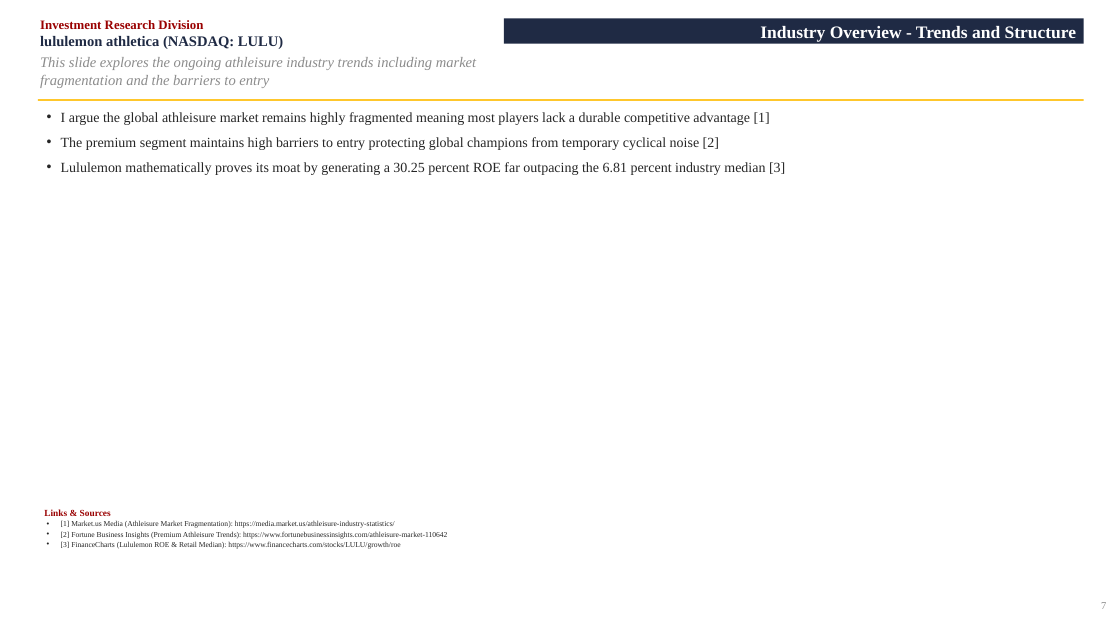
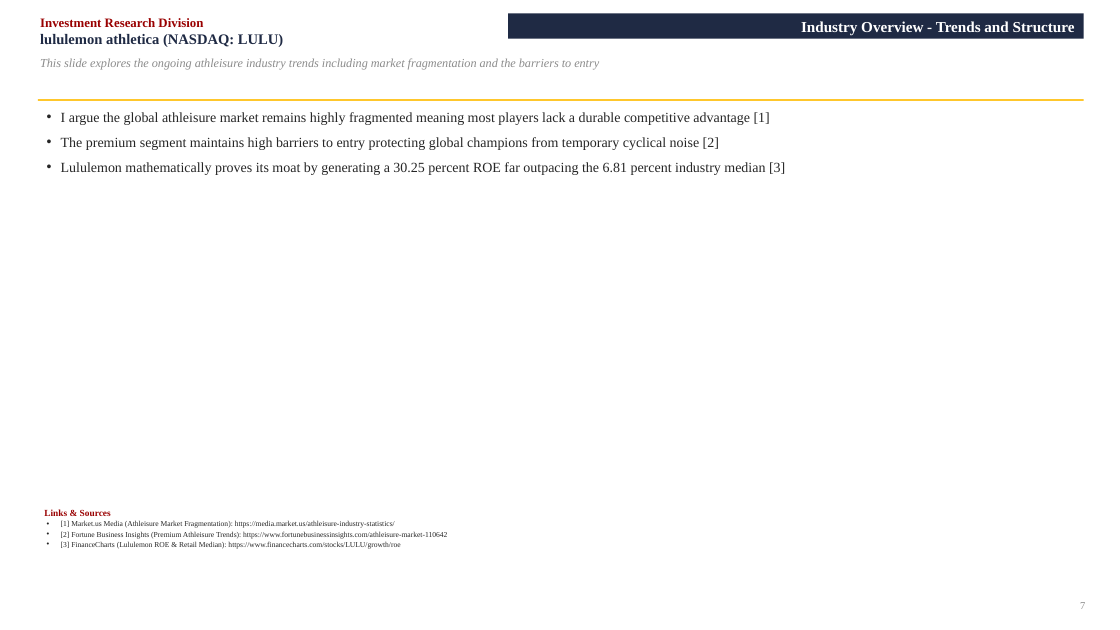
Before and after one commit to vengeanceaiUSC/RM, a slide deck: slide 7 of LULU/LULU_Investment_Pitch_Deck.pptx. Drawn at 1120x630 pixels with LibreOffice and Linux fonts; fonts in the diff are those of the drawing. Boxes give left, top, right and bottom in pixels: in the first picture for what was removed or moved away, otherwise in the second. Text is boxed around its words. In the diff, an @@ line names an element or a change of style, - is before the commit and + after.

```diff
--- a/LULU/LULU_Investment_Pitch_Deck.pptx
+++ b/LULU/LULU_Investment_Pitch_Deck.pptx
@@ rectangle "Industry Overview - Trends and ...": place and size @@
-rectangle "Industry Overview - Trends and ..." at [504, 18, 1084, 44]
+rectangle "Industry Overview - Trends and ..." at [508, 13, 1084, 39]
@@ rectangle "Industry Overview - Trends and ..." at [508, 13, 1084, 39]: size 15 to 13 pt @@
@@ text "This slide explores the ongoing ..." at [40, 58, 599, 70]: size 12.5 to 10.5 pt @@
@@ text "7": place and size @@
-text "7" at [1101, 602, 1106, 609]
+text "7" at [1080, 602, 1085, 609]
```
Also in this commit, not shown: 21 other slides changed, 3 other files.
